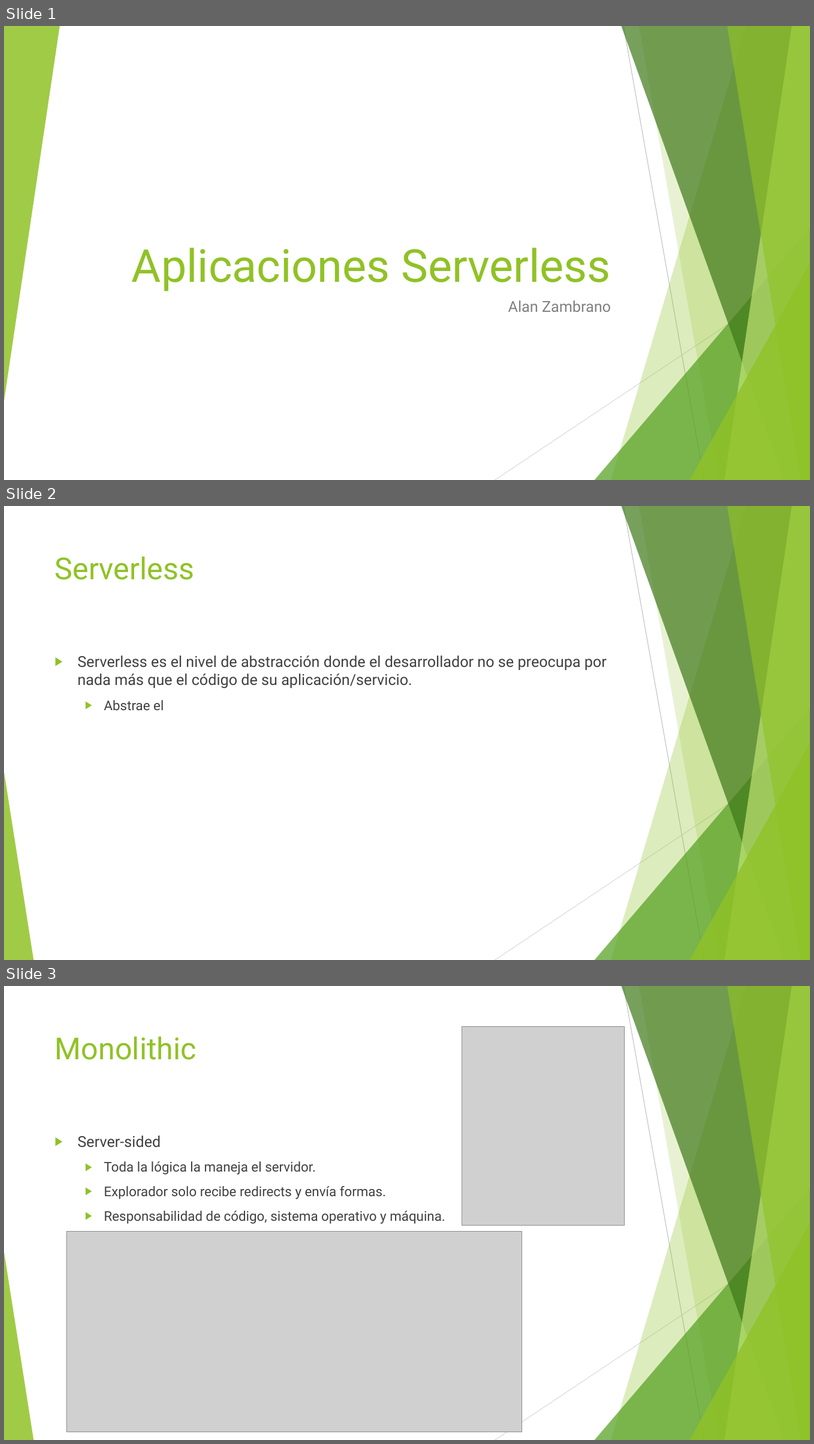
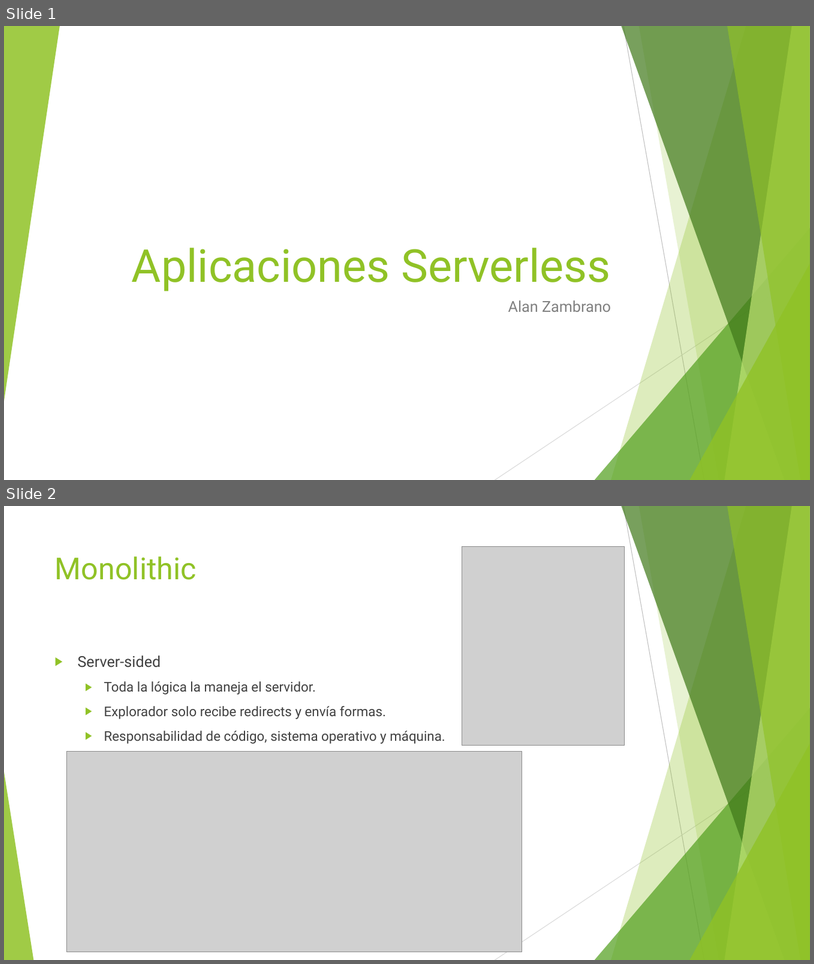
Before and after one commit to alanzam/AWS-Serverless, a slide deck: serverless.pptx. Shown one above the other, each under a label of ours: slides 1, 2 and 3 before the commit, slides 1 and 2 after it. The pictures are 814x1444 and 814x964 pixels, drawn with LibreOffice and Linux fonts; fonts in the diff are those of the drawing; grey boxes stand for pictures. Boxes give left, top, right and bottom in pixels: in the first picture for what was removed or moved away, otherwise in the second. Text is boxed around its words. In the diff, an @@ line names an element or a change of style, - is before the commit and + after.

```diff
--- a/serverless.pptx
+++ b/serverless.pptx
@@ slide 2 removed at [4, 506, 810, 960], background #FFFFFF; not listed: 10 template elements that a slide beside it also shows @@
@@ title removed at [55, 556, 195, 580] @@
-Serverless
@@ text removed at [78, 655, 607, 710] @@
-▶ Serverless es el nivel de abstracción donde el desarrollador no se preocupa por nada más que el código de su aplicación/servicio.
-  ▶ Abstrae el
@@ what was slide 3 is now slide 2 @@
```
Also in this commit, not shown: 2 slides changed, 1 slide added, 2 other files.
